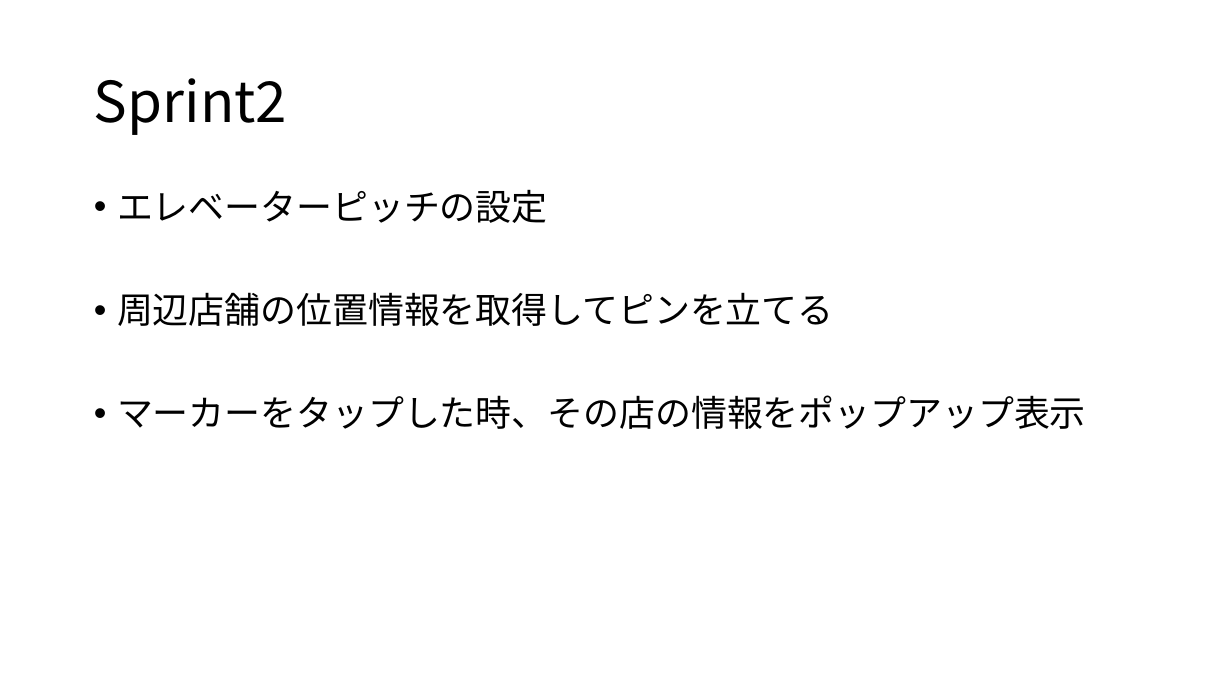
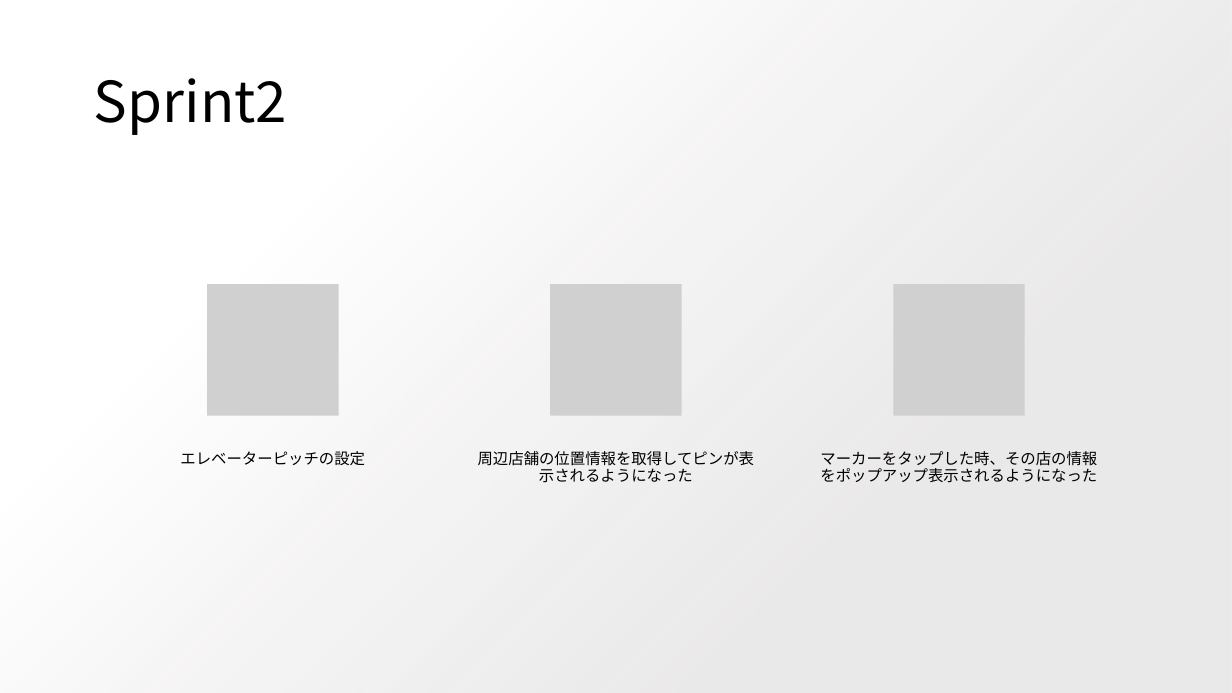
Before and after one commit to limich001/PlaySpace, a slide deck: slide 9 of プレゼンのやつ.pptx (slide 7 before the commit). Drawn at 1232x693 pixels with LibreOffice and Linux fonts; fonts in the diff are those of the drawing; grey boxes stand for pictures; background and template pictures are left out. Boxes give left, top, right and bottom in pixels: in the first picture for what was removed or moved away, otherwise in the second. Text is boxed around its words. In the diff, an @@ line names an element or a change of style, - is before the commit and + after.

```diff
--- a/プレゼンのやつ.pptx
+++ b/プレゼンのやつ.pptx
@@ rectangle added at [0,0,1232,693], fill gradient #E7E6E6 to #FFFFFF @@
@@ text removed at [117,189,1086,429] @@
-• エレベーターピッチの設定
-• 周辺店舗の位置情報を取得してピンを立てる
-• マーカーをタップした時、その店の情報をポップアップ表示
@@ group added at [180,285,1097,483]: 3 pictures, 3 texts @@
+エレベーターピッチの設定
+周辺店舗の位置情報を取得してピンが表示されるようになった
+マーカーをタップした時、その店の情報をポップアップ表示されるようになった
```
Also in this commit, not shown: 8 other slides changed, 3 slides added.
